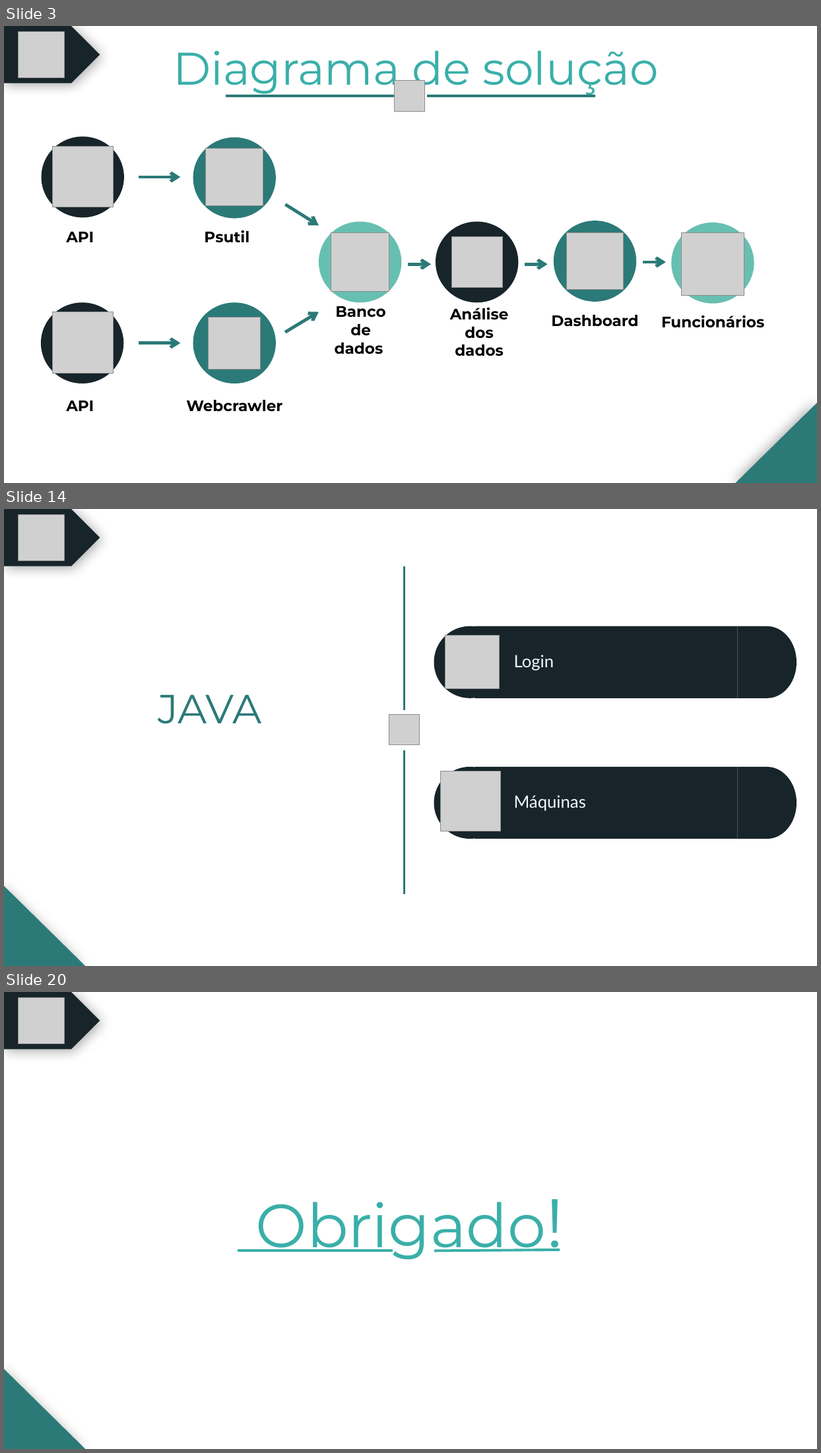
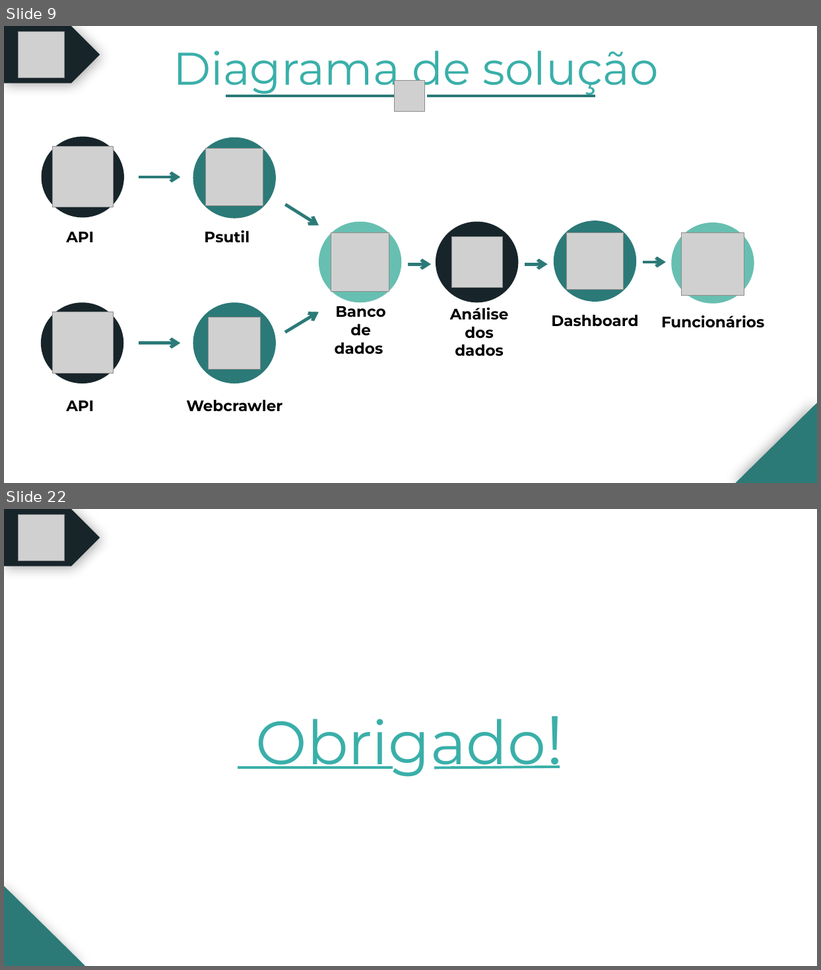
Before and after one commit to BandTec/grupo-10-ccoa-20201, a slide deck: MONITORAMENTO/Documentação/PPTs/Cold Stock Apresentação - Sprint 3.pptx. Shown one above the other, each under a label of ours: slides 3, 14 and 20 before the commit, slides 9 and 22 after it; the slides between them are not shown. The pictures are 821x1453 and 821x970 pixels, drawn with LibreOffice and Linux fonts; fonts in the diff are those of the drawing; grey boxes stand for pictures. Boxes give left, top, right and bottom in pixels: in the first picture for what was removed or moved away, otherwise in the second. Text is boxed around its words. In the diff, an @@ line names an element or a change of style, - is before the commit and + after.

```diff
--- a/MONITORAMENTO/Documentação/PPTs/Cold Stock Apresentação - Sprint 3.pptx
+++ b/MONITORAMENTO/Documentação/PPTs/Cold Stock Apresentação - Sprint 3.pptx
@@ slide 14 removed at [4, 509, 817, 966], background #FFFFFF @@
@@ pentagon arrow removed at [4, 509, 100, 566] @@
@@ picture removed at [19, 514, 64, 560] @@
@@ line removed from (404, 710) to (404, 566) @@
@@ ellipse removed at [434, 626, 506, 698] @@
@@ rectangle removed at [475, 626, 738, 698] @@
@@ flow chart delay removed at [738, 626, 797, 698] @@
@@ picture removed at [446, 635, 499, 689] @@
@@ text removed at [514, 655, 554, 671] @@
-Login
@@ text removed at [158, 695, 262, 724] @@
-JAVA
@@ picture removed at [389, 714, 419, 745] @@
@@ line removed from (404, 895) to (404, 751) @@
@@ ellipse removed at [434, 767, 506, 839] @@
@@ picture removed at [441, 771, 500, 831] @@
@@ rectangle removed at [475, 767, 738, 839] @@
@@ flow chart delay removed at [738, 767, 797, 839] @@
@@ text removed at [514, 795, 586, 811] @@
-Máquinas
@@ right triangle removed at [4, 886, 86, 966] @@
@@ what was slide 3 is now slide 9 @@
@@ what was slide 20 is now slide 22 @@
```
Also in this commit, not shown: 8 slides changed, 11 slides added, 8 other slides removed, 1 other file.
